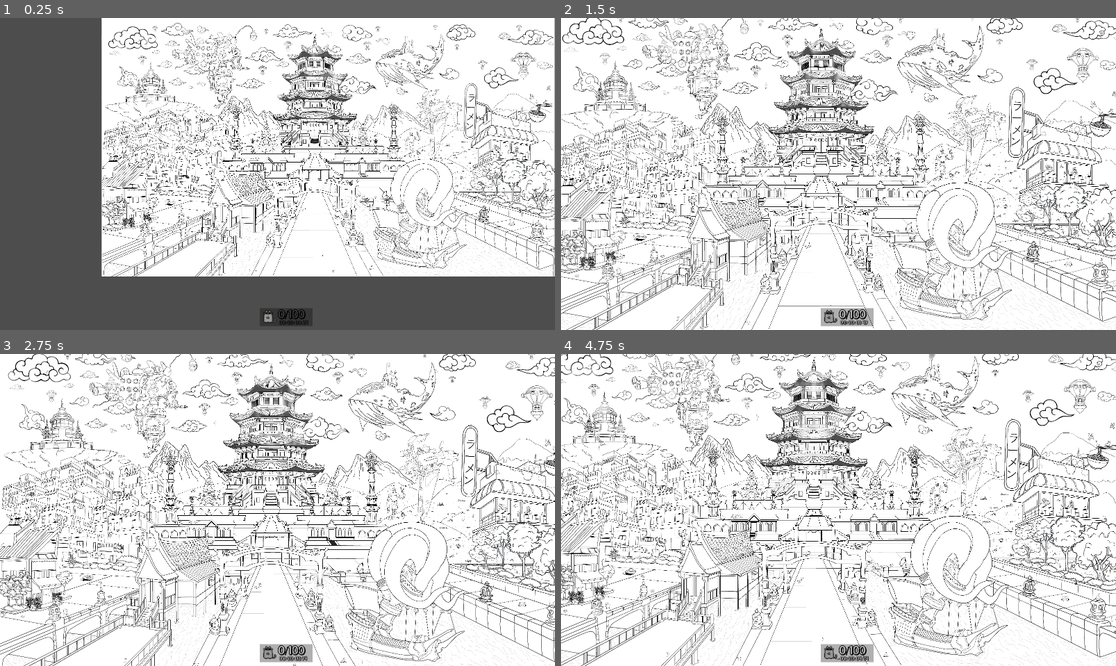
Above: before the commit, frames 1-4 (two rows, left to right).
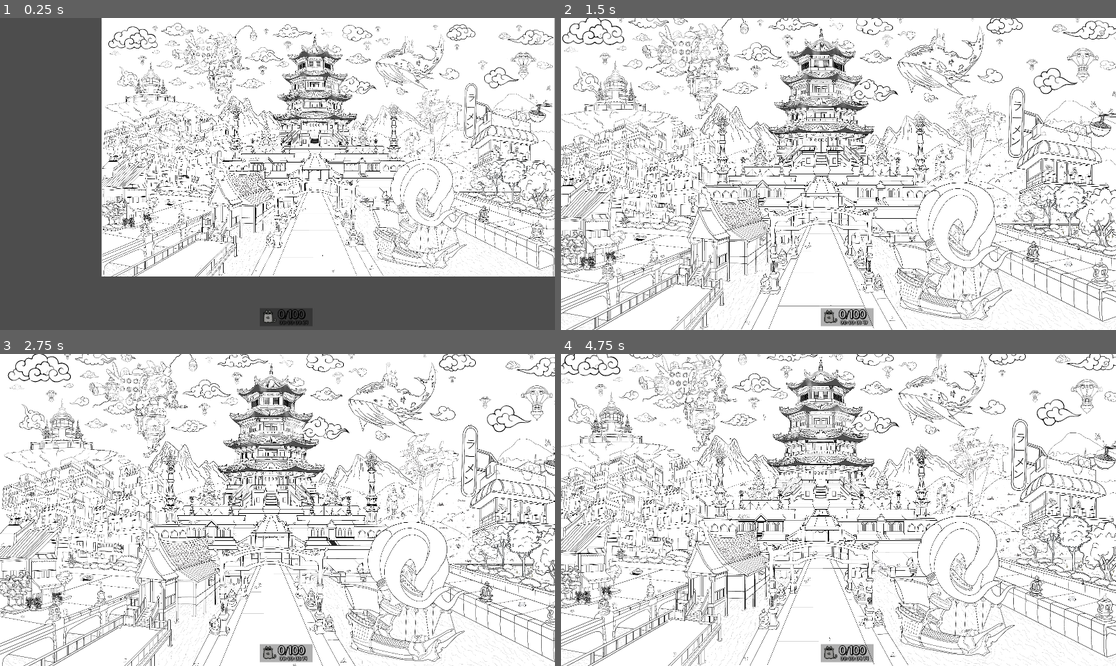
Above: after the commit, the same moments.

Repository: Wpan0n/_HiddenPaws_
Game: Godot game, scene res://scences/MainGame.tscn
Same seed, same stepped clock (60 frames per second), same inputs: the game is played once before the commit and once after it.
Inputs (mouse positions are in pixels of both pictures, inside the frame that each line leads up to):
- Up to frame 1 (0.25 s): no input
- Up to frame 2 (1.5 s): move the mouse to (960, 158) at 0.52 s; click (960, 158) at 0.67 s; drag from (727, 189) to (810, 236) at 1.27 s
- Up to frame 3 (2.75 s): move the mouse to (333, 441) at 2.02 s; click (333, 441) at 2.17 s
- Up to frame 4 (4.75 s): drag from (810, 572) to (672, 463) at 2.77 s; move the mouse to (1005, 556) at 3.52 s; click (1005, 556) at 3.67 s; drag from (672, 463) to (755, 432) at 4.27 s

The runs differ from the first frame. In frame 1, 0.8% of the frame differs, in the area x 19-100%, y 2-31%; in frame 2, 1.5%; in frame 3, 1.6%; in frame 4, 30%, in the area x 0-100%, y 0-100%.

Commit message:
Update MainGame.tscn

Diff:
--- a/scences/MainGame.tscn
+++ b/scences/MainGame.tscn
@@ -123,7 +123,7 @@
 [sub_resource type="ShaderMaterial" id="ShaderMaterial_ipjb7"]
 shader = ExtResource("108_kkxhd")
 shader_parameter/density = 1.0
-shader_parameter/speed = Vector2(0.01, 0.05)
+shader_parameter/speed = Vector2(0.004, 0.02)
 shader_parameter/noise_texture = SubResource("NoiseTexture2D_vneeo")
 
 [sub_resource type="Curve" id="Curve_ovdql"]
@@ -1275,13 +1275,15 @@
 offset_top = -2178.0
 offset_right = 1494.0
 offset_bottom = -1958.0
+mouse_filter = 1
 
 [node name="Fog" type="ColorRect" parent="."]
 material = SubResource("ShaderMaterial_ipjb7")
 offset_left = -4010.0
 offset_top = -2283.0
 offset_right = 3990.0
-offset_bottom = -862.0
+offset_bottom = -584.0
+mouse_filter = 1
 
 [node name="Smoke" type="CPUParticles2D" parent="."]
 position = Vector2(1381, -1954)
